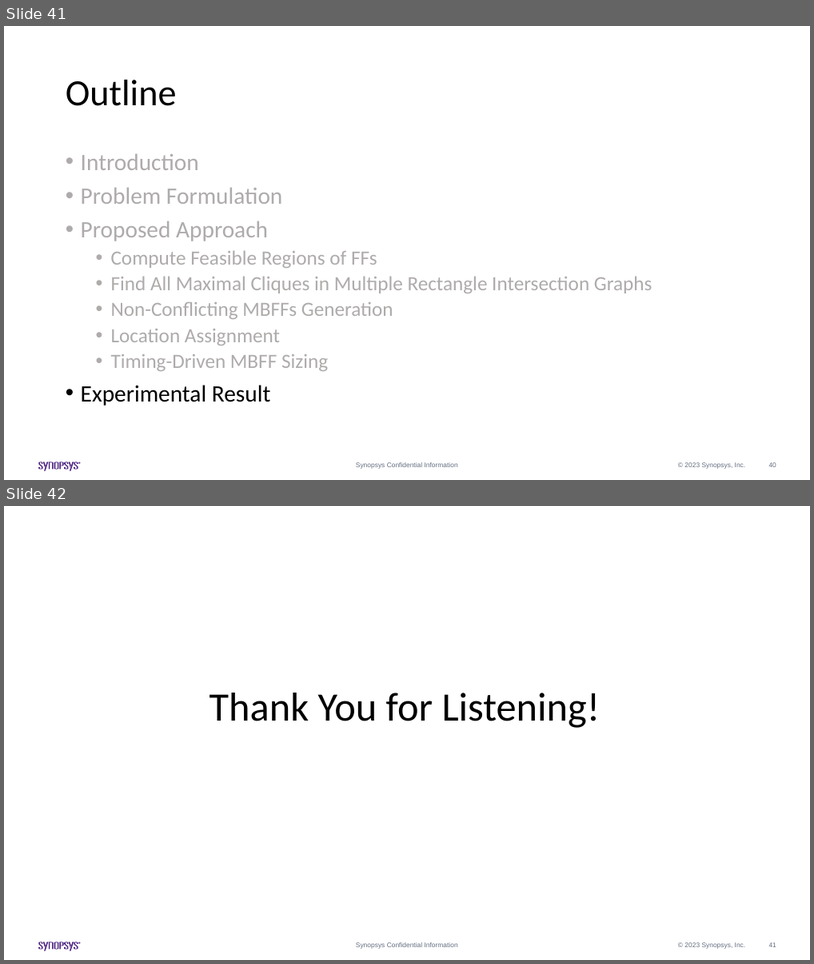
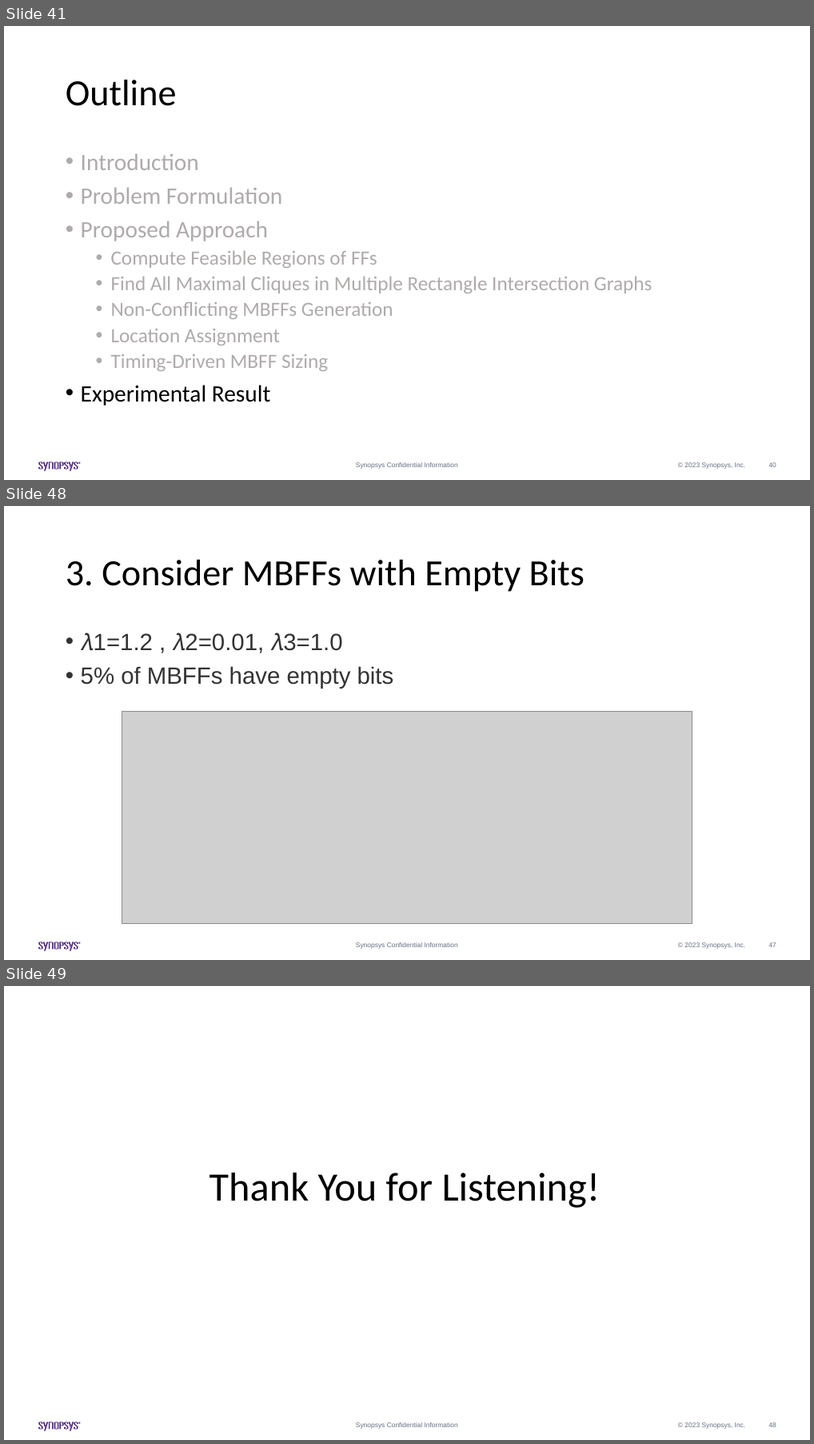
Before and after one commit to Pacific-Feng-Studuies/Studied-Papers, a slide deck: Synopsys Intern/Generation of Mixed-Driving Multi-Bit Flip-Flops for Power/Generation of Mixed-Driving Multi-Bit Flip-Flops for Power.pptx. Shown one above the other, each under a label of ours: slides 41 and 42 before the commit, slides 41, 48 and 49 after it; the slides between them are not shown. The pictures are 814x964 and 814x1444 pixels, drawn with LibreOffice and Linux fonts; fonts in the diff are those of the drawing; grey boxes stand for pictures. Boxes give left, top, right and bottom in pixels: in the first picture for what was removed or moved away, otherwise in the second. Text is boxed around its words. In the diff, an @@ line names an element or a change of style, - is before the commit and + after.

```diff
--- a/Synopsys Intern/Generation of Mixed-Driving Multi-Bit Flip-Flops for Power/Generation of Mixed-Driving Multi-Bit Flip-Flops for Power.pptx
+++ b/Synopsys Intern/Generation of Mixed-Driving Multi-Bit Flip-Flops for Power/Generation of Mixed-Driving Multi-Bit Flip-Flops for Power.pptx
@@ slide 48 added at [4,506,810,960], background #FFFFFF; not listed: 14 template elements that a slide beside it also shows @@
@@ title added at [66,560,585,592], 44 pt, text #000000 @@
+3. Consider MBFFs with Empty Bits
@@ text added at [81,633,394,688], 28 pt, text #333333 @@
+• 𝜆1=1.2 , 𝜆2=0.01, 𝜆3=1.0
+• 5% of MBFFs have empty bits
@@ picture added at [122,711,693,924] @@
@@ what was slide 42 is now slide 49 @@
@@ page number at [770,1422,777,1427]: text changed @@
-41
+48
```
Also in this commit, not shown: 6 other slides added.
